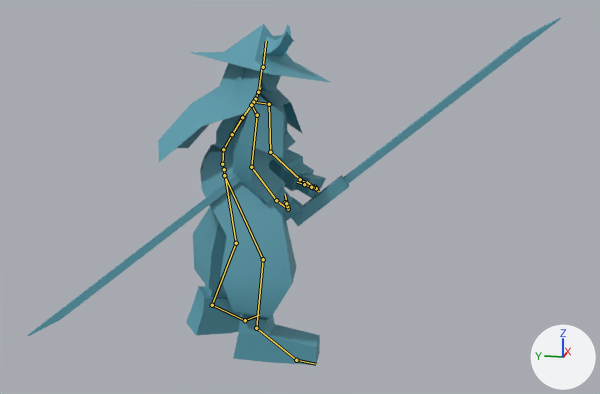
The FBX model ShadowStepGame/asset/model/chr/player_atk/Great Sword Idle.fbx as it was, and as the next commit left it.
Rendered twice from a 50 mm lens placed at (-0.645, -0.188, 0.295), pointed at (-0.007, -0.061, 0.136). The lights are fixed; the arrows at lower right show +X, +Y and +Z. The picture after the commit comes second. Both versions are drawn at frame 3 of the action 'mixamo.com'; the numbers are the values there. The bones that change, and the others that lie on the model, are drawn over the model as lines.

The first picture shows 'pCube1', 'pCube2', 'pasted__Face1', 'pasted__pCube11', 'pasted__pCube12', 'pasted__pCube14', 'pasted__pCube15', 'pasted__pCube5', 'pasted__pPrism2', 'pasted__pPyramid1'.
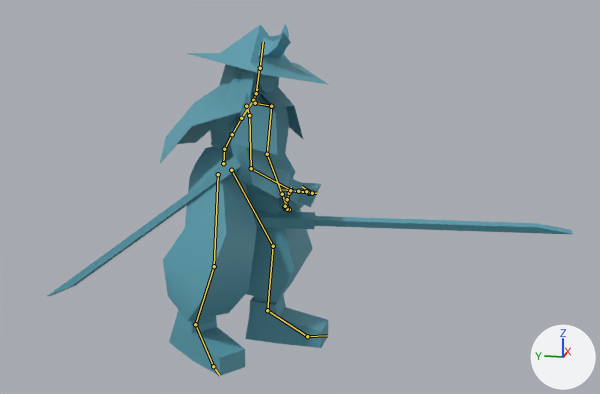
What the commit changed:
Bone 'mixamorig:Hips' (bone_mixamorig_hips) moves from (-0.0015, -0.0069, -0.0235) to (0.0013, -0.007, -0.0235).
Bone 'mixamorig:Hips' (bone_mixamorig_hips) turns from (5, 15, 1) to (5, -15, -2) degrees about its own x, y and z.
Bone 'mixamorig:Spine' (bone_mixamorig_spine) turns from (23, -4, -1) to (23, 4, 2) degrees about its own x, y and z.
Bone 'mixamorig:Spine1' (bone_mixamorig_spine1) turns from (4, -1, 1) to (4, 1, -1) degrees about its own x, y and z.
Bone 'mixamorig:Spine2' (bone_mixamorig_spine2) turns from (4, -1, 1) to (4, 1, -1) degrees about its own x, y and z.
Bone 'mixamorig:Neck' (bone_mixamorig_neck) turns from (-13, -2, -2) to (-13, 2, 2) degrees about its own x, y and z.
Bone 'mixamorig:Head' (bone_mixamorig_head) turns from (-15, -7, 5) to (-15, 7, -5) degrees about its own x, y and z.
Bone 'mixamorig:LeftShoulder' (bone_mixamorig_leftshoulder) turns from (-31, 22, 21) to (-21, 15, 16) degrees about its own x, y and z.
Bone 'mixamorig:LeftArm' (bone_mixamorig_leftarm) turns from (17, -4, 47) to (21, -4, 39) degrees about its own x, y and z.
Bone 'mixamorig:LeftForeArm' (bone_mixamorig_leftforearm) turns from (-16, 1, 34) to (-4, 1, 20) degrees about its own x, y and z.
Bone 'mixamorig:LeftHand' (bone_mixamorig_lefthand) turns from (5, -30, 10) to (13, -25, 4) degrees about its own x, y and z.
Bone 'mixamorig:LeftHandIndex1' (bone_mixamorig_lefthandindex1) turns from (25, 17, 6) to (70, -6, -2) degrees about its own x, y and z.
Bone 'mixamorig:LeftHandIndex2' (bone_mixamorig_lefthandindex2) turns from (128, -19, -9) to (58, -17, 10) degrees about its own x, y and z.
Bone 'mixamorig:LeftHandIndex3' (bone_mixamorig_lefthandindex3) turns from (35, 0, -30) to (80, 0, -23) degrees about its own x, y and z.
Bone 'mixamorig:RightShoulder' (bone_mixamorig_rightshoulder) turns from (-21, -15, -16) to (-31, -22, -20) degrees about its own x, y and z.
Bone 'mixamorig:RightArm' (bone_mixamorig_rightarm) turns from (20, 4, -40) to (15, 3, -48) degrees about its own x, y and z.
Bone 'mixamorig:RightForeArm' (bone_mixamorig_rightforearm) turns from (-5, -1, -19) to (-17, -1, -33) degrees about its own x, y and z.
Bone 'mixamorig:RightHand' (bone_mixamorig_righthand) turns from (15, 25, -5) to (6, 31, -10) degrees about its own x, y and z.
Bone 'mixamorig:RightHandIndex1' (bone_mixamorig_righthandindex1) turns from (54, 11, 9) to (9, -15, 10) degrees about its own x, y and z.
Bone 'mixamorig:RightHandIndex2' (bone_mixamorig_righthandindex2) turns from (61, 20, -13) to (132, 24, 8) degrees about its own x, y and z.
Bone 'mixamorig:RightHandIndex3' (bone_mixamorig_righthandindex3) turns from (95, 17, 19) to (49, 10, 18) degrees about its own x, y and z.
Bone 'mixamorig:LeftUpLeg' (bone_mixamorig_leftupleg) turns from (11, -14, 5) to (28, -10, 2) degrees about its own x, y and z.
Bone 'mixamorig:LeftLeg' (bone_mixamorig_leftleg) turns from (-34, -9, 2) to (-32, -6, 4) degrees about its own x, y and z.
Bone 'mixamorig:LeftFoot' (bone_mixamorig_leftfoot) turns from (22, -7, -8) to (7, -3, -2) degrees about its own x, y and z.
Bone 'mixamorig:RightUpLeg' (bone_mixamorig_rightupleg) turns from (29, 10, -2) to (11, 14, -5) degrees about its own x, y and z.
Bone 'mixamorig:RightLeg' (bone_mixamorig_rightleg) turns from (-34, 6, -4) to (-35, 9, -2) degrees about its own x, y and z.
Bone 'mixamorig:RightFoot' (bone_mixamorig_rightfoot) turns from (8, 3, 2) to (23, 7, 8) degrees about its own x, y and z.

Location of each change, [x1, y1, x2, y2] in pixels of the pictures (600 x 394 px):
'pasted__pCube11', posed (44% wider): before [193, 144, 297, 318]; after [163, 146, 313, 321]
'pasted__pCube14', posed (19% wider): before [186, 286, 320, 365]; after [169, 295, 328, 376]
'pasted__pCube5', posed: before [233, 88, 326, 221]; after [228, 85, 321, 215]
'pasted__pPyramid1', posed: before [158, 24, 330, 162]; after [160, 25, 329, 163]
'pCube1', posed (19% wider, 88% shorter): before [292, 18, 561, 226]; after [252, 210, 573, 235]
'pCube2', posed: before [28, 131, 295, 336]; after [47, 152, 266, 297]
'pasted__pCube15', posed: before [215, 114, 243, 151]; after [210, 94, 271, 176]
'pasted__Face1', posed: before [242, 70, 281, 92]; after [238, 72, 278, 98]
'pasted__pCube12', posed (mostly hidden): before [204, 285, 269, 319]; after [197, 296, 282, 325]
'pasted__pPrism2', posed (mostly hidden): before [258, 89, 262, 95]; after [255, 90, 260, 99]
bone 'mixamorig:Hips', root to tip: before (222, 164) to (223, 149); after (223, 163) to (224, 148)
bone 'mixamorig:Spine', root to tip: before (223, 149) to (232, 134); after (224, 149) to (232, 134)
bone 'mixamorig:Spine1', root to tip: before (232, 134) to (242, 117); after (232, 134) to (241, 118)
bone 'mixamorig:Spine2', root to tip: before (242, 117) to (255, 100); after (241, 118) to (252, 101)
bone 'mixamorig:Neck', root to tip: before (255, 99) to (260, 87); after (253, 100) to (257, 89)
bone 'mixamorig:Head', root to tip: before (258, 92) to (262, 67); after (256, 93) to (259, 68)
bone 'mixamorig:LeftShoulder', root to tip: before (253, 102) to (269, 104); after (255, 103) to (271, 106)
bone 'mixamorig:LeftArm', root to tip: before (269, 104) to (270, 152); after (271, 106) to (267, 154)
bone 'mixamorig:LeftForeArm', root to tip: before (270, 152) to (300, 179); after (267, 154) to (282, 194)
bone 'mixamorig:LeftHand', root to tip: before (300, 179) to (315, 187); after (282, 194) to (289, 209)
bone 'mixamorig:LeftHandIndex1', root to tip: before (315, 187) to (318, 191); after (289, 209) to (282, 208)
bone 'mixamorig:LeftHandIndex2', root to tip: before (316, 188) to (306, 181); after (287, 209) to (283, 198)
bone 'mixamorig:LeftHandIndex3', root to tip: before (313, 187) to (305, 185); after (284, 207) to (287, 200)
bone 'mixamorig:RightShoulder', root to tip: before (251, 105) to (257, 115); after (246, 106) to (249, 115)
bone 'mixamorig:RightArm', root to tip: before (257, 115) to (251, 167); after (249, 115) to (251, 168)
bone 'mixamorig:RightForeArm', root to tip: before (251, 167) to (276, 200); after (251, 168) to (291, 190)
bone 'mixamorig:RightHand', root to tip: before (276, 200) to (288, 209); after (291, 190) to (309, 193)
bone 'mixamorig:RightHandIndex1', root to tip: before (288, 209) to (286, 203); after (309, 193) to (316, 193)
bone 'mixamorig:RightHandIndex2', root to tip: before (287, 206) to (285, 194); after (312, 193) to (301, 186)
bone 'mixamorig:RightHandIndex3', root to tip: before (285, 203) to (287, 204); after (308, 192) to (300, 191)
bone 'mixamorig:LeftUpLeg', root to tip: before (224, 169) to (236, 243); after (231, 170) to (273, 246)
bone 'mixamorig:LeftLeg', root to tip: before (236, 243) to (212, 305); after (273, 246) to (267, 310)
bone 'mixamorig:LeftFoot', root to tip: before (212, 305) to (245, 320); after (267, 310) to (307, 336)
bone 'mixamorig:RightUpLeg', root to tip: before (224, 175) to (263, 259); after (218, 174) to (214, 266)
bone 'mixamorig:RightLeg', root to tip: before (263, 259) to (256, 328); after (214, 266) to (195, 324)
bone 'mixamorig:RightFoot', root to tip: before (256, 328) to (296, 360); after (195, 324) to (213, 366)
